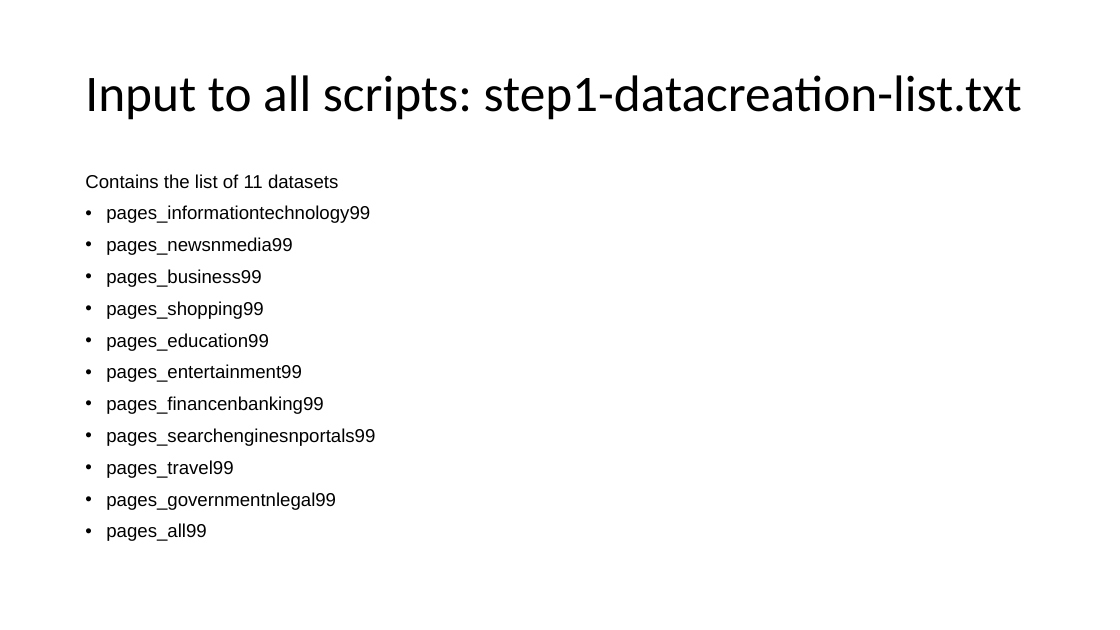
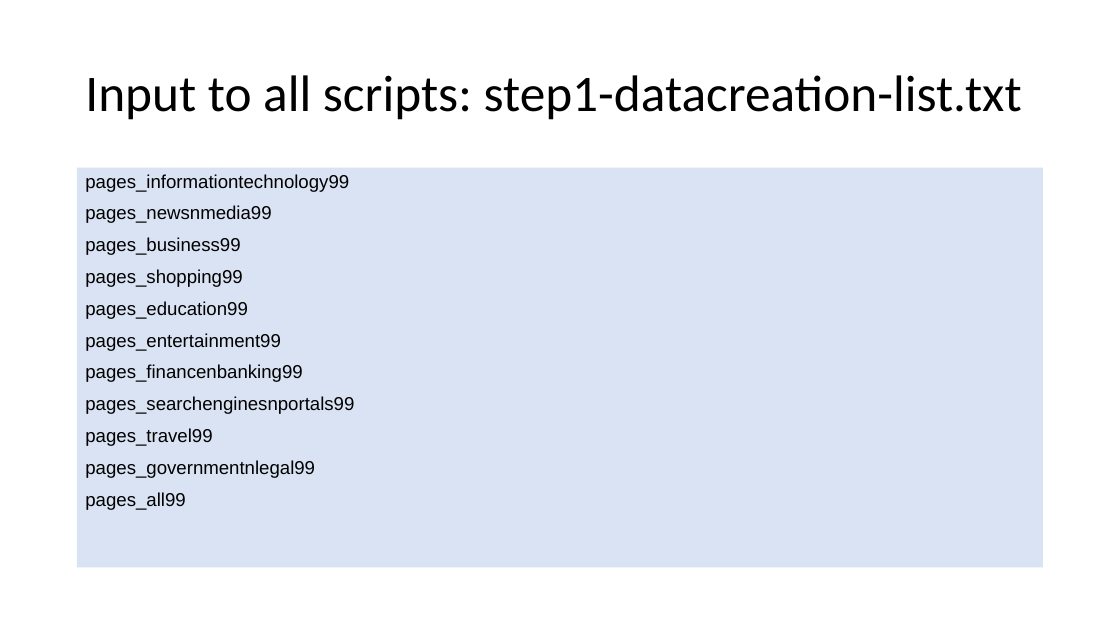
Before and after one commit to predmodelswebpage/mlt, a slide deck: slide 10 of Performance Evaluation of MLT in Web Page Load Time Prediction - Datasets and Scripts.pptx (slide 9 before the commit). Drawn at 1120x630 pixels with LibreOffice and Linux fonts; fonts in the diff are those of the drawing. Boxes give left, top, right and bottom in pixels: in the first picture for what was removed or moved away, otherwise in the second. Text is boxed around its words. In the diff, an @@ line names an element or a change of style, - is before the commit and + after.

```diff
--- a/Performance Evaluation of MLT in Web Page Load Time Prediction - Datasets and Scripts.pptx
+++ b/Performance Evaluation of MLT in Web Page Load Time Prediction - Datasets and Scripts.pptx
@@ text "pages_informationtechnology99": place and size @@
-text "pages_informationtechnology99" at [85,174,375,541]
+text "pages_informationtechnology99" at [77,168,1044,568]
@@ text "pages_informationtechnology99" at [77,168,1044,568]: bullet • to none; fill none to #DAE3F3 @@
@@ text at [85,174,338,189]: paragraph removed @@
-Contains the list of 11 datasets
```
Also in this commit, not shown: 9 other slides changed, 2 slides added.
